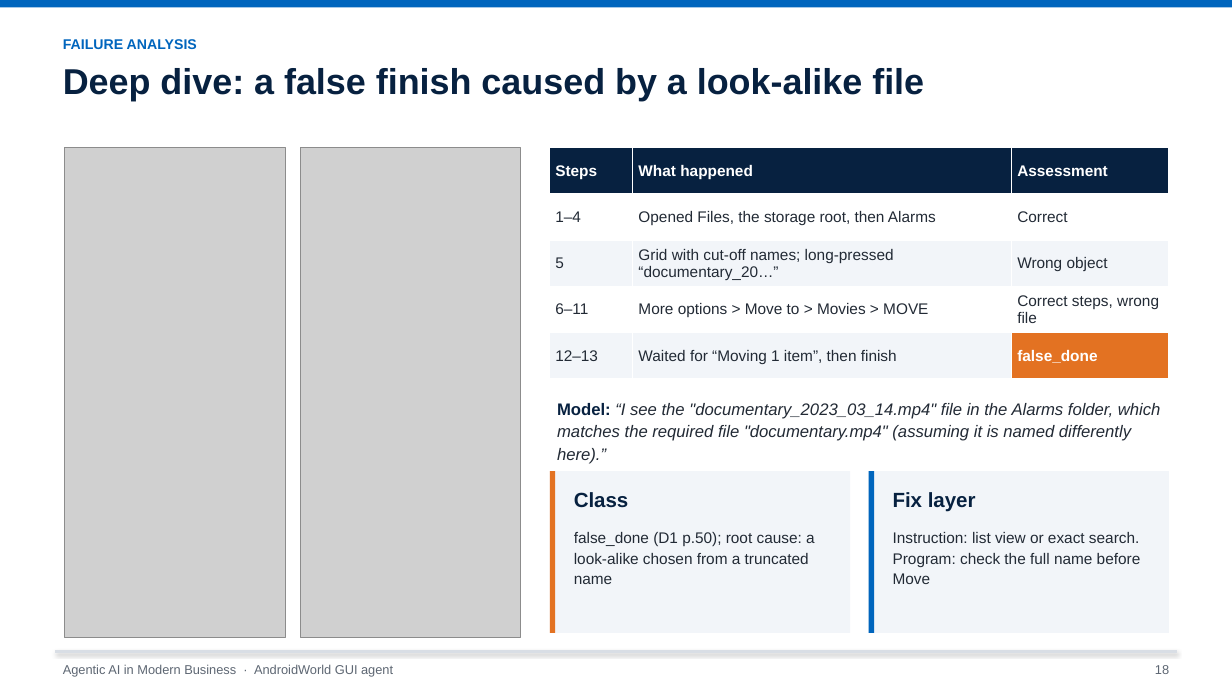
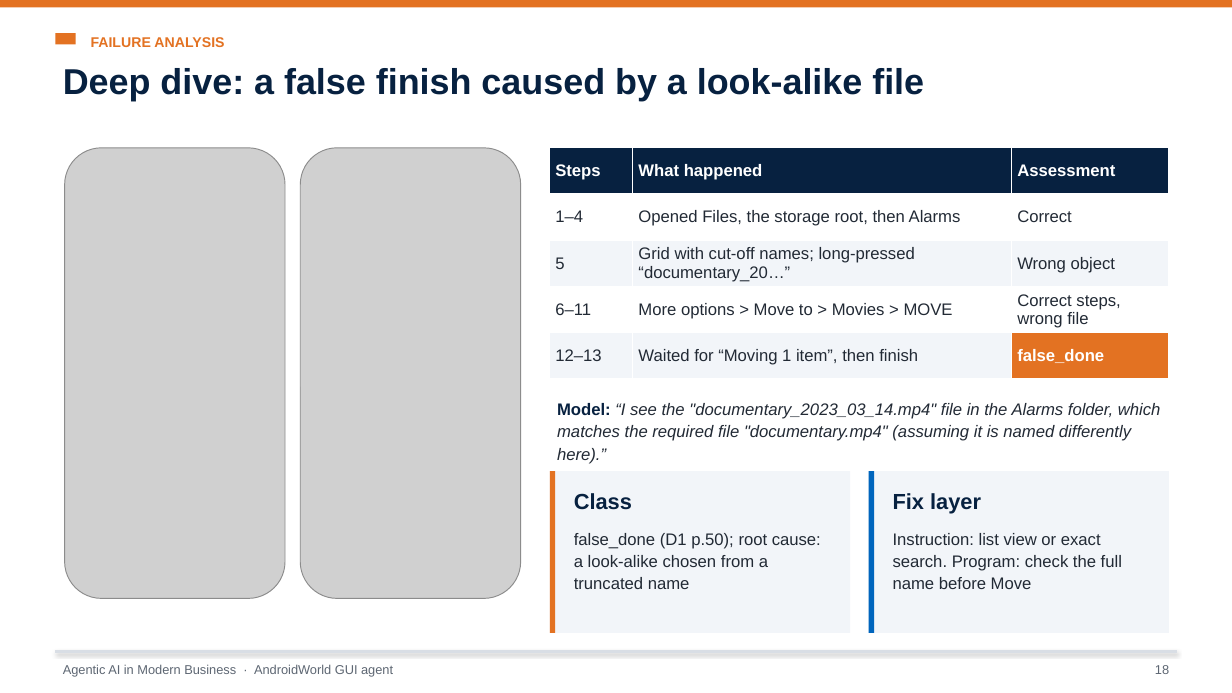
Before and after one commit to Chenschenschen/androidworld-gui-agent, a slide deck: slide 18 of presentation/AndroidWorld_GUI_Agent_Presentation.pptx. Drawn at 1232x693 pixels with LibreOffice and Linux fonts; fonts in the diff are those of the drawing; grey boxes stand for pictures. Boxes give left, top, right and bottom in pixels: in the first picture for what was removed or moved away, otherwise in the second. Text is boxed around its words. In the diff, an @@ line names an element or a change of style, - is before the commit and + after.

```diff
--- a/presentation/AndroidWorld_GUI_Agent_Presentation.pptx
+++ b/presentation/AndroidWorld_GUI_Agent_Presentation.pptx
@@ rectangle at (0,0,1232,7): fill #0065BD to #E37222 @@
@@ text "FAILURE ANALYSIS": place and size @@
-text "FAILURE ANALYSIS" at (63,39,197,49)
+text "FAILURE ANALYSIS" at (91,37,224,47)
@@ text "FAILURE ANALYSIS" at (91,37,224,47): text colour #0065BD to #E37222 @@
@@ rectangle added at (55,33,76,44), fill #E37222 @@
@@ picture: place and size @@
-picture at (65,148,285,638)
+picture at (65,148,285,599)
@@ picture: place and size @@
-picture at (300,148,520,638)
+picture at (300,148,520,599)
@@ table at (550,148,1169,379) @@
@@ size 12 to 13 pt @@
@@ text "Class" at (574,493,632,510): size 16 to 17 pt @@
@@ text "Fix layer" at (893,493,981,514): size 16 to 17 pt @@
@@ text "false_done (D1 p.50); root cause: ..." at (574,533,821,589): size 12 to 13 pt @@
@@ text "Instruction: list view or exact ..." at (893,533,1122,589): size 12 to 13 pt @@
```
Also in this commit, not shown: 25 other slides changed, 2 other files.
